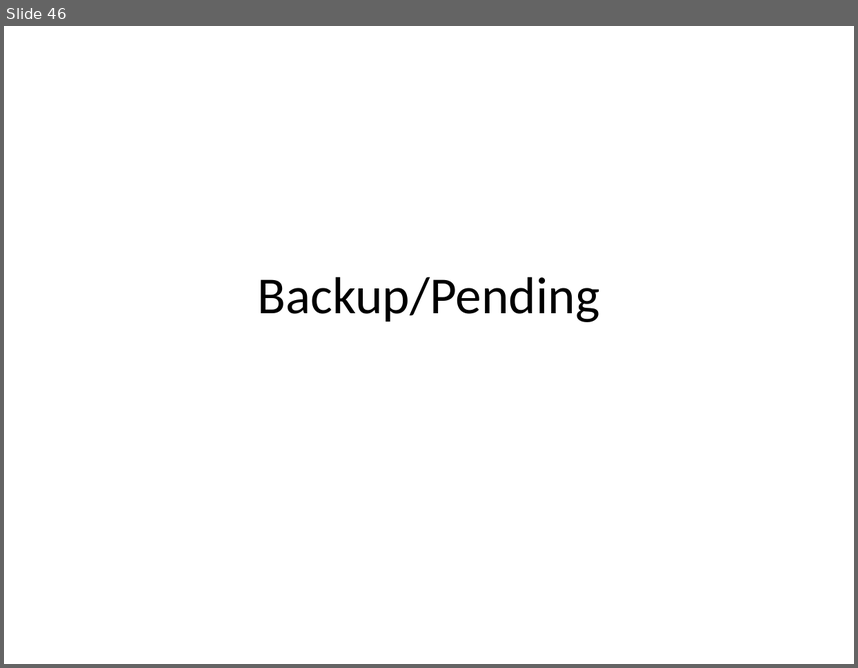
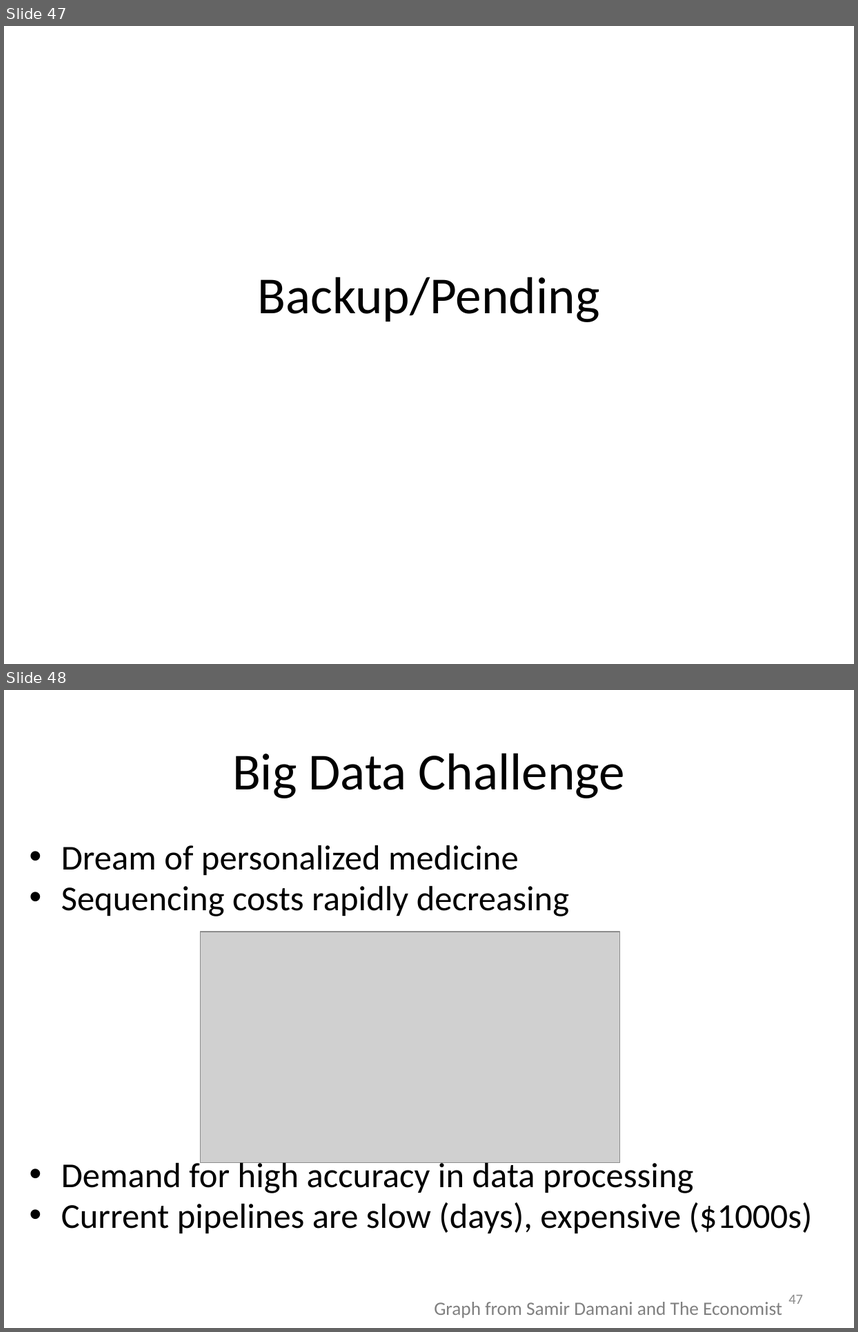
Before and after one commit to kristalcurtis/quals, a slide deck: slides/11.26.12 Quals (v2a).pptx. Shown one above the other, each under a label of ours: slide 46 before the commit, slides 47 and 48 after it. The pictures are 858x668 and 858x1332 pixels, drawn with LibreOffice and Linux fonts; fonts in the diff are those of the drawing; grey boxes stand for pictures. Boxes give left, top, right and bottom in pixels: in the first picture for what was removed or moved away, otherwise in the second. Text is boxed around its words. In the diff, an @@ line names an element or a change of style, - is before the commit and + after.

```diff
--- a/slides/11.26.12 Quals (v2a).pptx
+++ b/slides/11.26.12 Quals (v2a).pptx
@@ slide 48 added at (4, 690, 854, 1328), background #FFFFFF @@
@@ title added at (232, 753, 625, 798), 44 pt, text #000000 @@
+Big Data Challenge
@@ text added at (61, 845, 813, 1233), 29.6 pt, text #000000 @@
+• Dream of personalized medicine
+• Sequencing costs rapidly decreasing
+• Demand for high accuracy in data processing
+• Current pipelines are slow (days), expensive ($1000s)
@@ picture added at (201, 931, 620, 1163) @@
@@ text added at (434, 1301, 782, 1318), 16 pt, text #808080 @@
+Graph from Samir Damani and The Economist
@@ page number added at (789, 1294, 803, 1303), 12 pt, text #8C8C8C @@
+47
@@ what was slide 46 is now slide 47 @@
```
Also in this commit, not shown: 9 slides changed, 5 other slides added.
